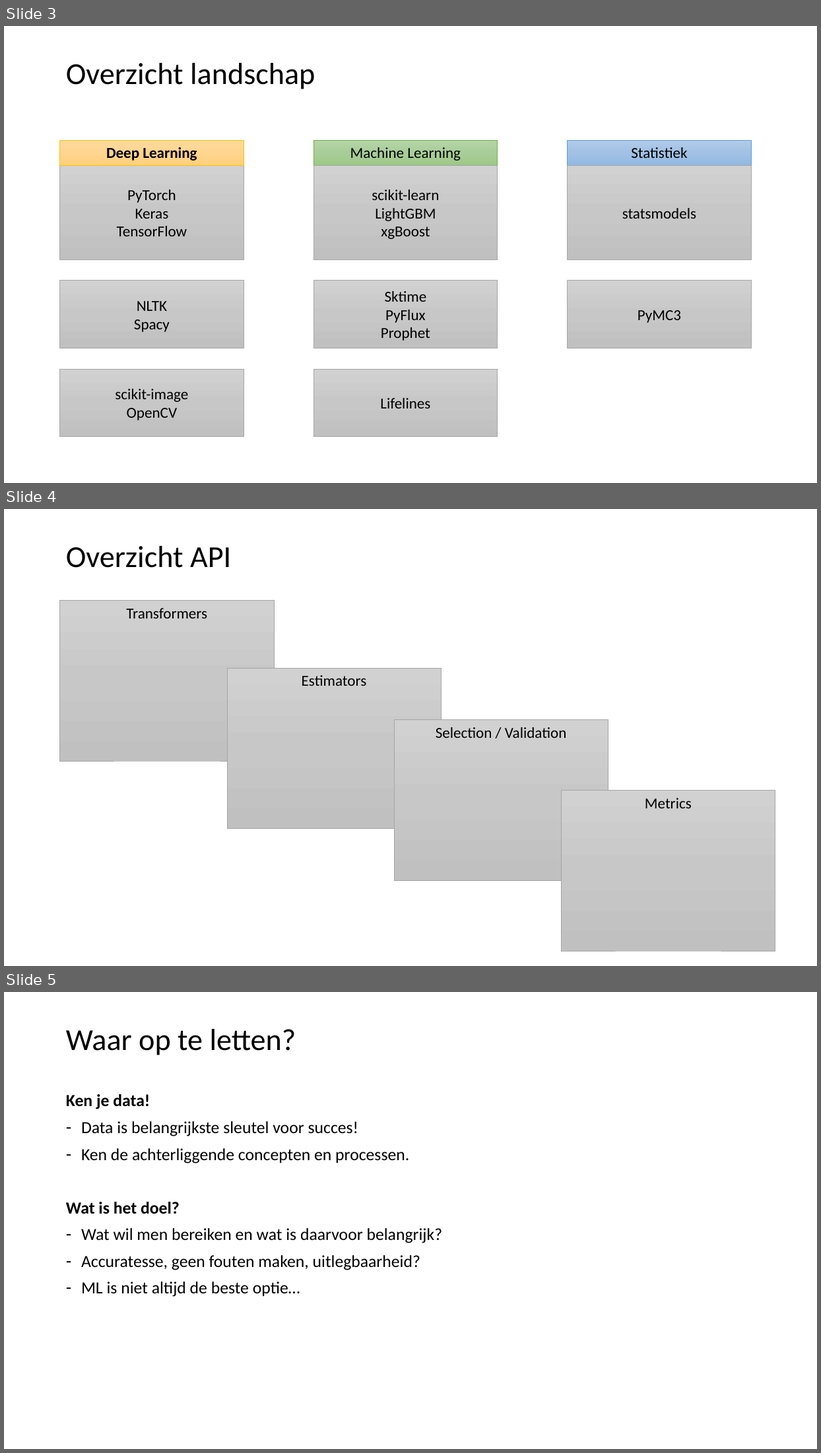
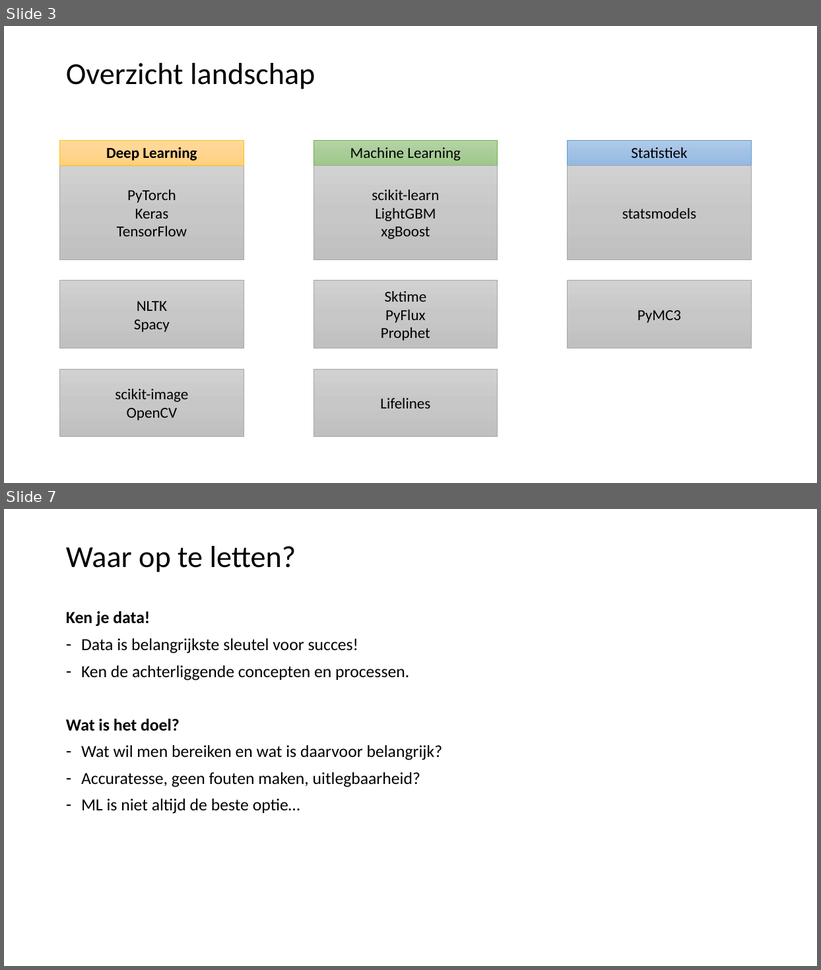
Before and after one commit to LFKoning/knowledge-sharing, a slide deck: python_trainees/4_scikit_learn/python_traineeship_4.pptx. Shown one above the other, each under a label of ours: slides 3, 4 and 5 before the commit, slides 3 and 7 after it; the slides between them are not shown. The pictures are 821x1453 and 821x970 pixels, drawn with LibreOffice and Linux fonts; fonts in the diff are those of the drawing. Boxes give left, top, right and bottom in pixels: in the first picture for what was removed or moved away, otherwise in the second. Text is boxed around its words. In the diff, an @@ line names an element or a change of style, - is before the commit and + after.

```diff
--- a/python_trainees/4_scikit_learn/python_traineeship_4.pptx
+++ b/python_trainees/4_scikit_learn/python_traineeship_4.pptx
@@ slide 4 removed at <box>4,509,817,966</box>, background #FFFFFF @@
@@ title removed at <box>66,546,231,568</box> @@
-Overzicht API
@@ rectangle removed at <box>60,601,274,761</box> @@
-Transformers
@@ rectangle removed at <box>227,668,442,828</box> @@
-Estimators
@@ rectangle removed at <box>395,720,609,881</box> @@
-Selection / Validation
@@ rectangle removed at <box>562,791,776,951</box> @@
-Metrics
@@ what was slide 5 is now slide 7 @@
```
Also in this commit, not shown: 3 slides added, 43 other files.
